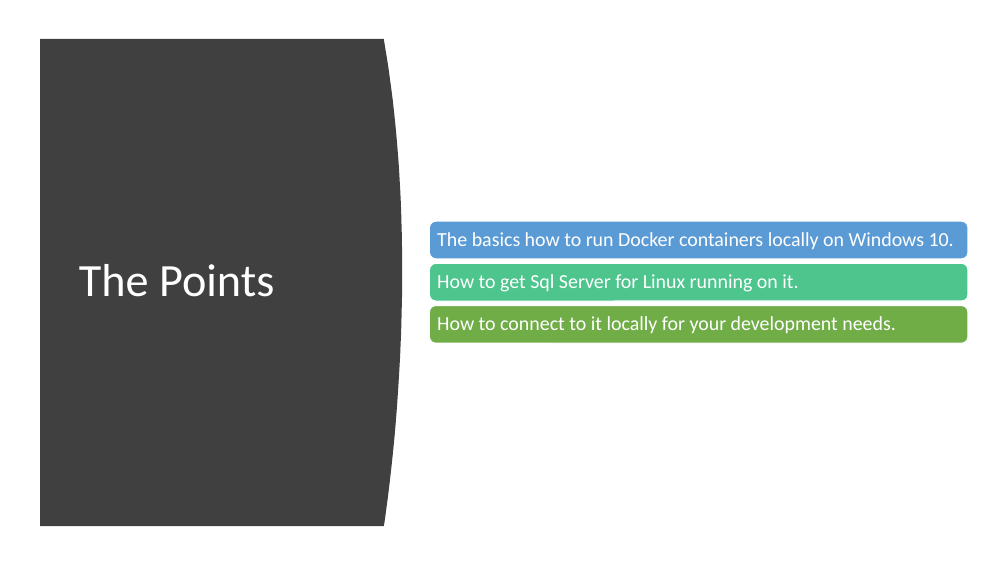
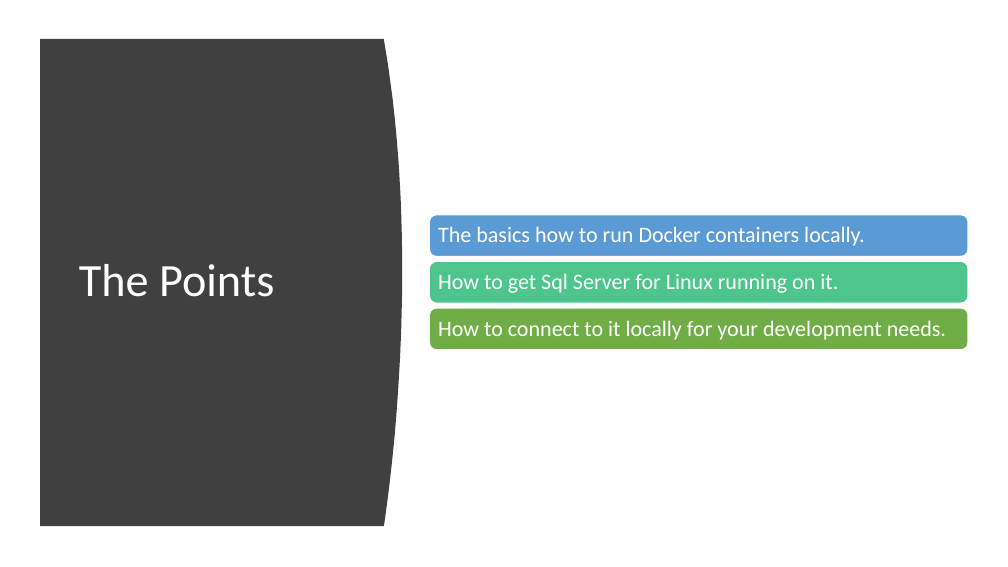
Before and after one commit to chlsmith/sql-on-docker, a slide deck: slide 4 of sql-on-docker.pptx (slide 3 before the commit). Drawn at 1008x567 pixels with LibreOffice and Linux fonts; fonts in the diff are those of the drawing. Boxes give left, top, right and bottom in pixels: in the first picture for what was removed or moved away, otherwise in the second. Text is boxed around its words. In the diff, an @@ line names an element or a change of style, - is before the commit and + after.

```diff
--- a/sql-on-docker.pptx
+++ b/sql-on-docker.pptx
@@ rounded rectangle: place and size @@
-rounded rectangle at bbox=[430, 222, 968, 259]
+rounded rectangle at bbox=[430, 215, 968, 256]
@@ text at bbox=[438, 226, 865, 246]: text changed; size 19 to 21 pt @@
-The basics how to run Docker containers locally on Windows 10.
+The basics how to run Docker containers locally.
@@ text "How to get Sql Server ..." at bbox=[438, 273, 838, 293]: size 19 to 21 pt @@
@@ rounded rectangle: place and size @@
-rounded rectangle at bbox=[430, 306, 968, 343]
+rounded rectangle at bbox=[430, 308, 968, 349]
@@ text "How to connect to it ..." at bbox=[438, 320, 946, 340]: size 19 to 21 pt @@
```
Also in this commit, not shown: 2 slides added, 1 slide removed.
